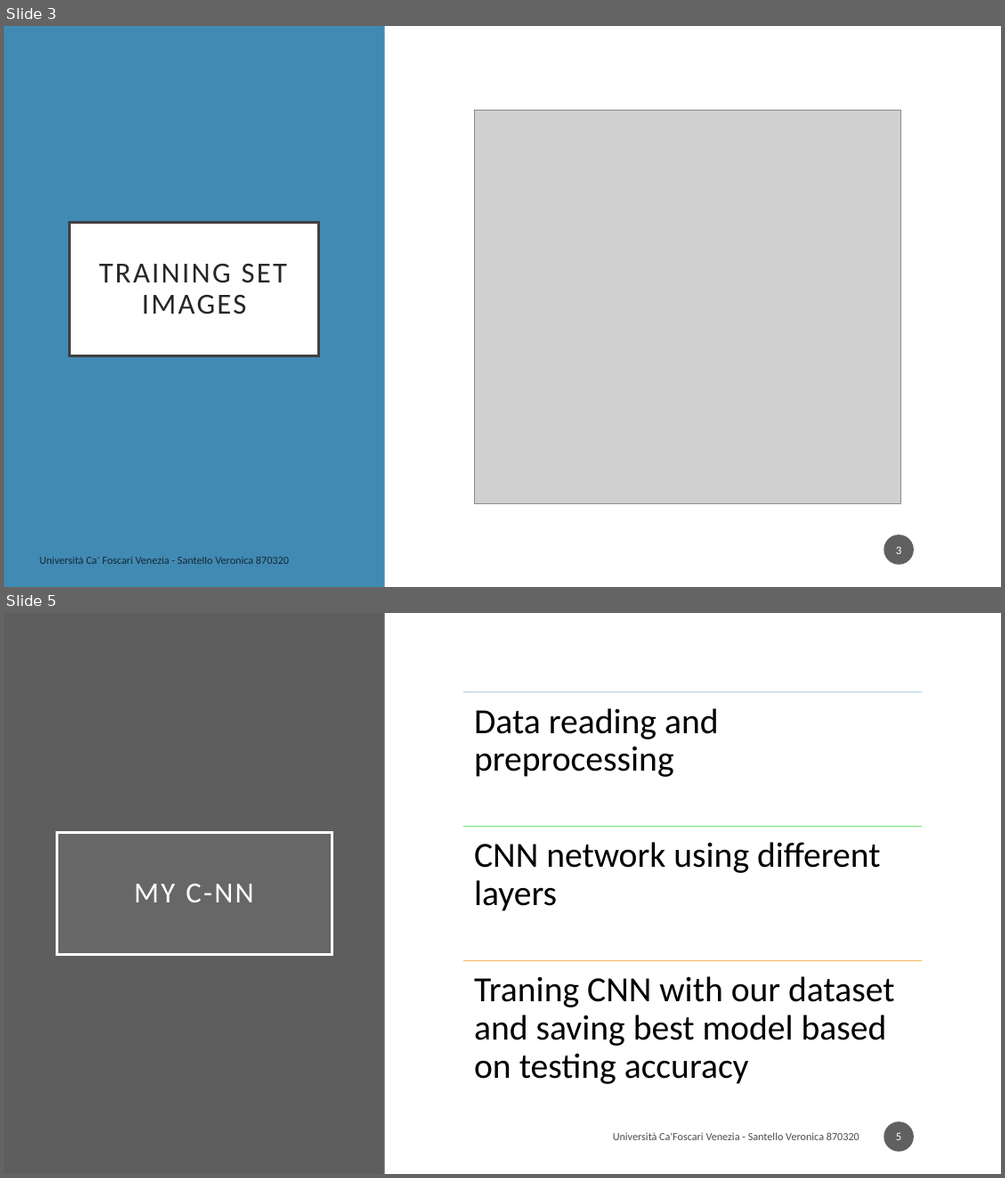
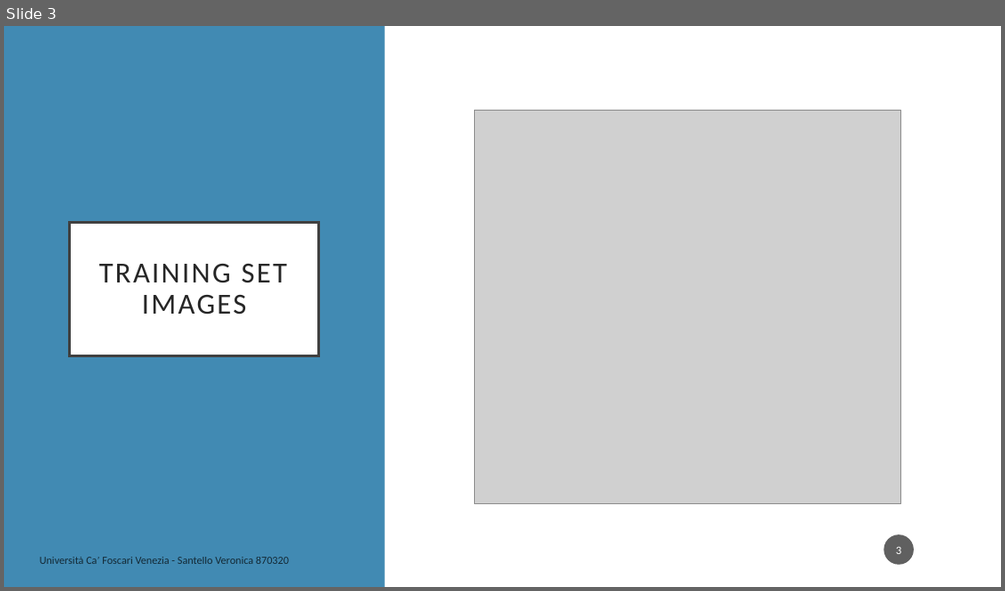
Before and after one commit to VeronicaSantello/Road-Sign-Classifier, a slide deck: road sign recognition.pptx. Shown one above the other, each under a label of ours: slides 3 and 5 before the commit, slide 3 after it; the slides between them are not shown. The pictures are 1005x1178 and 1005x591 pixels, drawn with LibreOffice and Linux fonts; fonts in the diff are those of the drawing; grey boxes stand for pictures. Boxes give left, top, right and bottom in pixels: in the first picture for what was removed or moved away, otherwise in the second. Text is boxed around its words. In the diff, an @@ line names an element or a change of style, - is before the commit and + after.

```diff
--- a/road sign recognition.pptx
+++ b/road sign recognition.pptx
@@ slide 5 removed at [4,613,1001,1174], background #FFFFFF @@
@@ rectangle removed at [4,613,385,1174] @@
@@ title removed at [57,832,332,955] @@
-MY C-NN
@@ group removed at [464,692,922,1084]: 3 lines, 3 texts @@
-Data reading and preprocessing
-CNN network using different layers
-Traning CNN with our dataset and saving best model based on testing accuracy
@@ text removed at [613,1132,859,1140] @@
-Università Ca'Foscari Venezia - Santello Veronica 870320
@@ page number removed at [884,1121,914,1151] @@
-5
```
Also in this commit, not shown: 4 slides changed, 3 slides added, 1 other slide removed.
